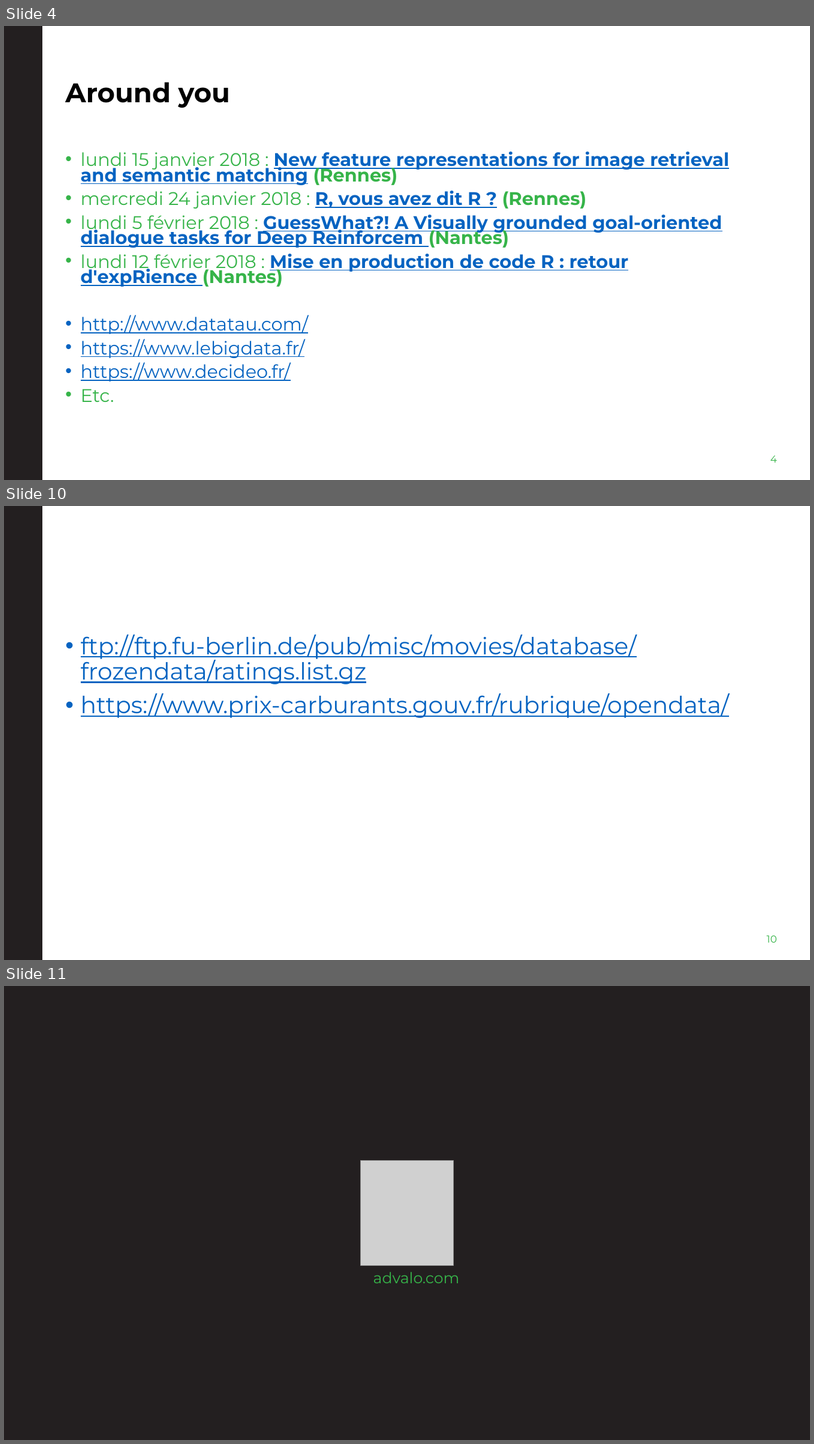
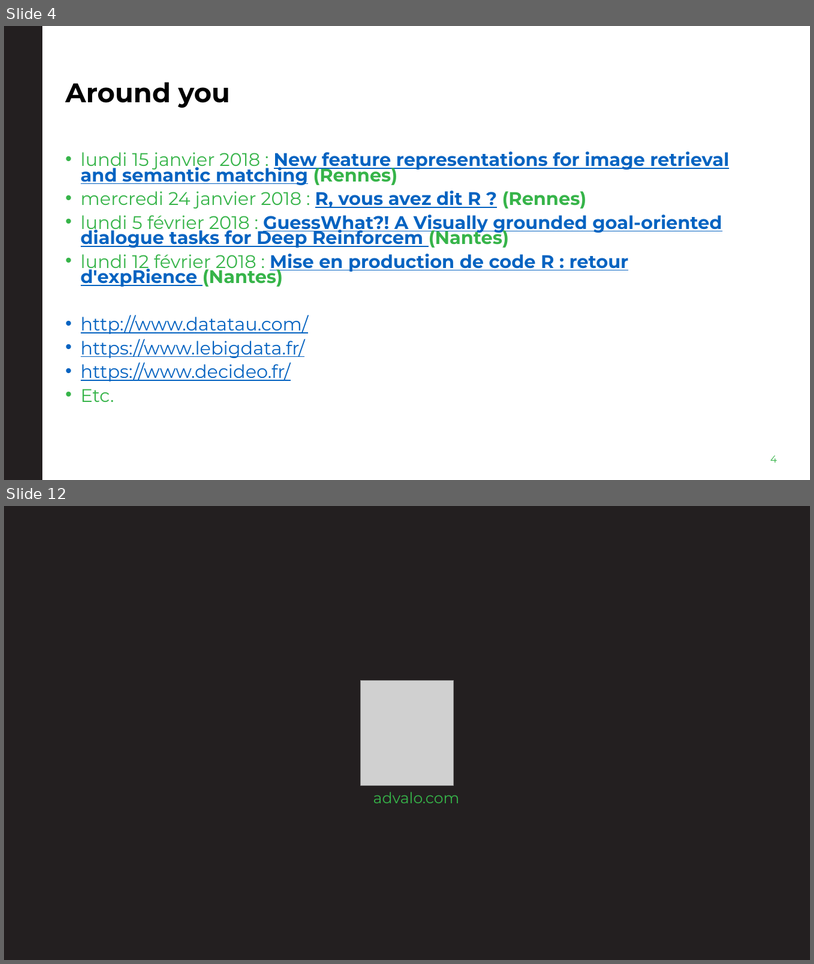
Before and after one commit to cBremardAdvalo/SeminarPigHive, a slide deck: Documents/Présentation2018/SéminairePigHive2018.pptx. Shown one above the other, each under a label of ours: slides 4, 10 and 11 before the commit, slides 4 and 12 after it; the slides between them are not shown. The pictures are 814x1444 and 814x964 pixels, drawn with LibreOffice and Linux fonts; fonts in the diff are those of the drawing; grey boxes stand for pictures; background and template pictures are left out. Boxes give left, top, right and bottom in pixels: in the first picture for what was removed or moved away, otherwise in the second. Text is boxed around its words. In the diff, an @@ line names an element or a change of style, - is before the commit and + after.

```diff
--- a/Documents/Présentation2018/SéminairePigHive2018.pptx
+++ b/Documents/Présentation2018/SéminairePigHive2018.pptx
@@ slide 10 removed at (4,506,810,960), background #FFFFFF; not listed: 1 template element that a slide beside it also shows @@
@@ text removed at (81,634,729,718) @@
-• ftp://ftp.fu-berlin.de/pub/misc/movies/database/frozendata/ratings.list.gz
-• https://www.prix-carburants.gouv.fr/rubrique/opendata/
@@ page number removed at (767,935,777,942) @@
-10
@@ what was slide 11 is now slide 12 @@
```
Also in this commit, not shown: 1 slide changed, 6 slides added, 4 other slides removed.
